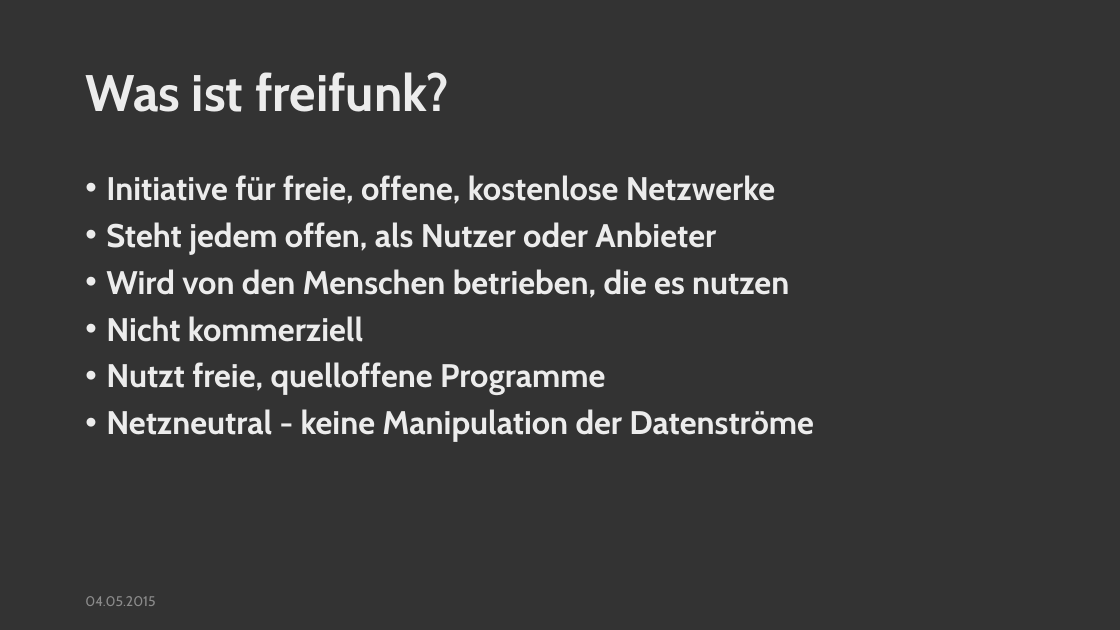
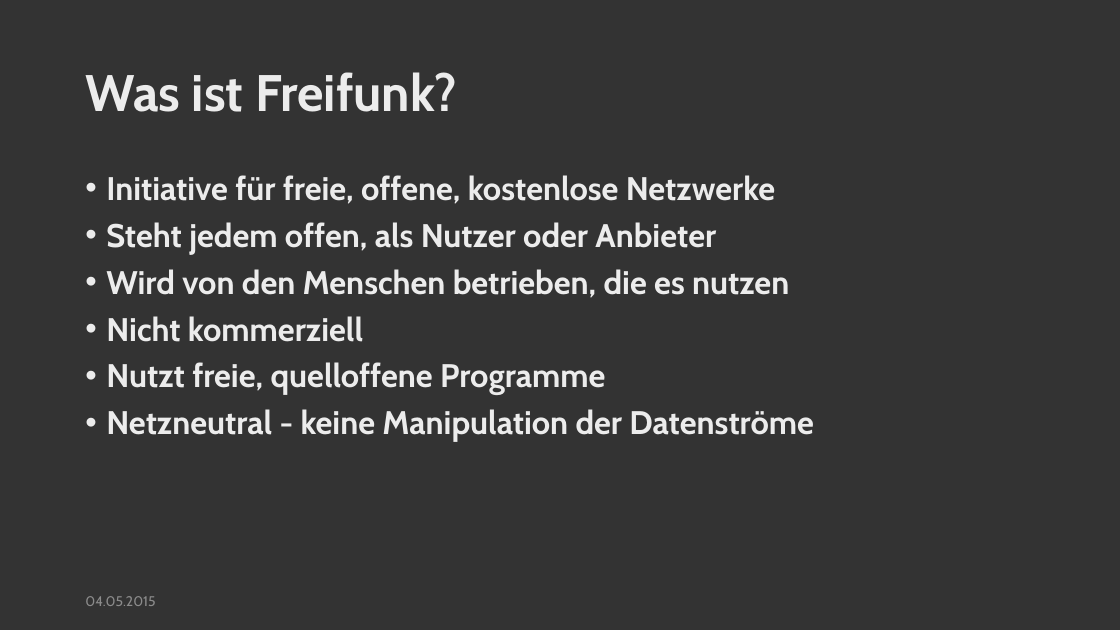
Before and after one commit to freifunkhamburg/praesentationen, a slide deck: slide 2 of 2015.05.04 freifunk Neu Wulmstorf.pptx. Drawn at 1120x630 pixels with LibreOffice and Linux fonts; fonts in the diff are those of the drawing. Boxes give left, top, right and bottom in pixels: in the first picture for what was removed or moved away, otherwise in the second. Text is boxed around its words. In the diff, an @@ line names an element or a change of style, - is before the commit and + after.

```diff
--- a/2015.05.04 freifunk Neu Wulmstorf.pptx
+++ b/2015.05.04 freifunk Neu Wulmstorf.pptx
@@ title at <box>85,72,457,112</box>: text changed @@
-Was ist freifunk?
+Was ist Freifunk?
```
Also in this commit, not shown: 4 other slides changed, 1 other file.
